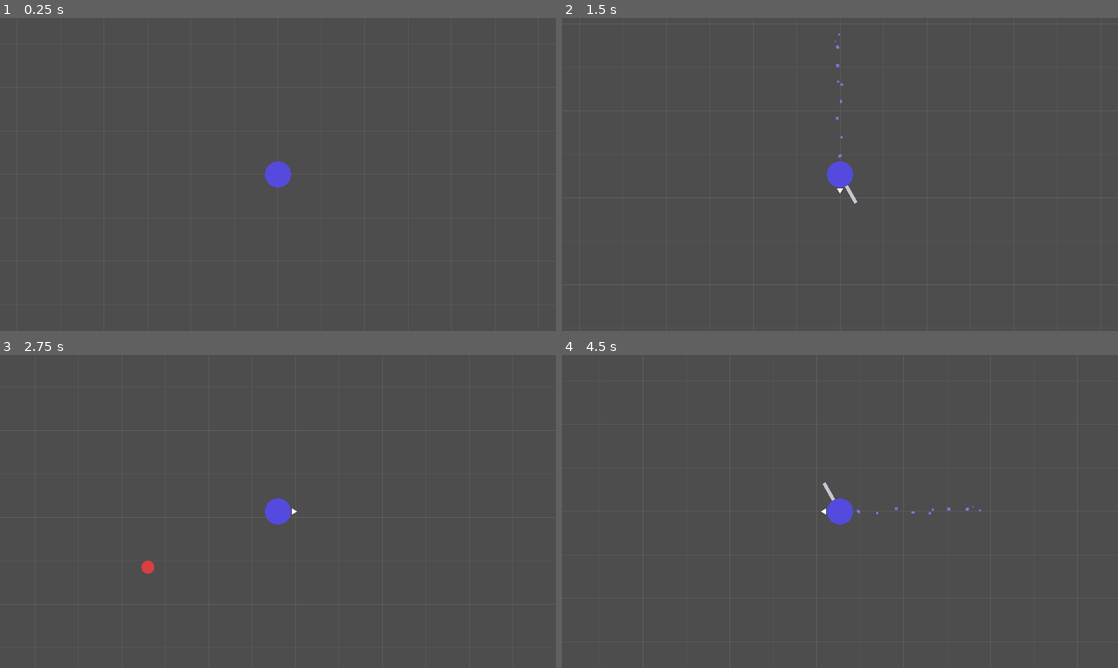
Above: before the commit, frames 1-4 (two rows, left to right).
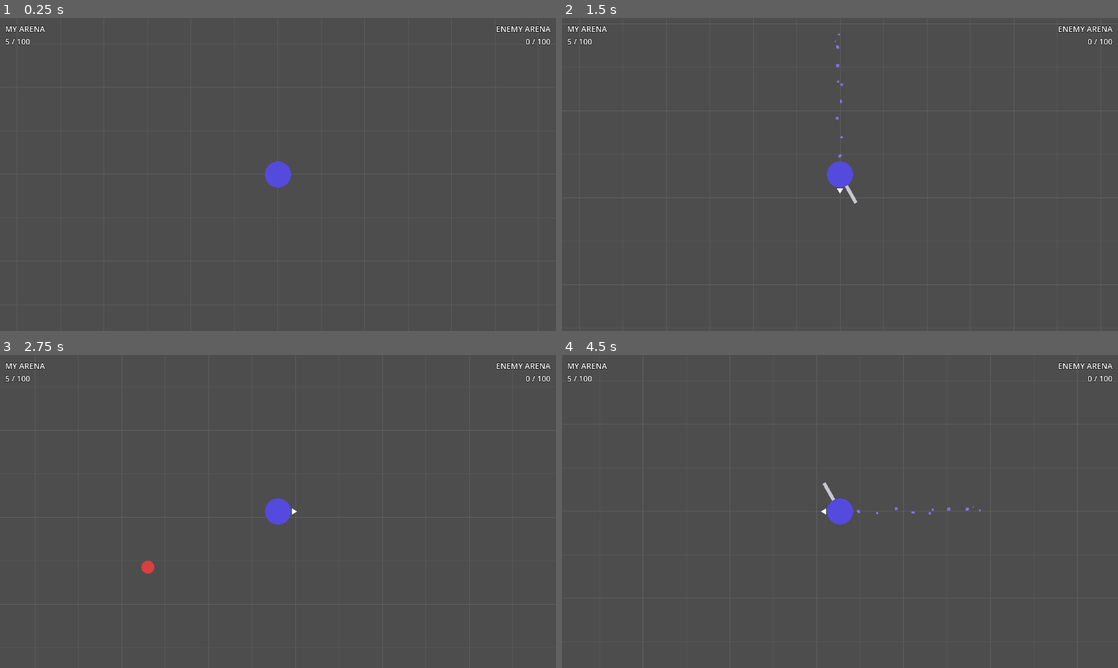
Above: after the commit, the same moments.

Repository: Wowo10/Mobber
Game: Godot game, scene res://scenes/game/game.tscn
The game is run twice, just before and just after one commit, with the same random seed, the same clock (stepped at 60 frames per second) and the same inputs. This scene is started directly instead of the project's main scene.
Inputs:
- Up to frame 1 (0.25 s): no input
- Up to frame 2 (1.5 s): tap Enter at 0.5 s; hold D (move_right) 0.53-1.28 s; tap Space (attack) at 0.6, 1.25 s; hold S (move_down) from 1.28 s (still down); tap Shift (dash) at 1.35 s
- Up to frame 3 (2.75 s): release S (move_down) at 2.03 s; hold D (move_right) from 2.03 s (still down); tap Space (attack) at 2.1 s
- Up to frame 4 (4.5 s): release D (move_right) at 2.78 s; hold W (move_up) 2.78-3.53 s; tap Shift (dash) at 2.85, 4.35 s; tap Enter at 3.5 s; hold A (move_left) from 3.53 s (still down); tap Space (attack) at 3.6, 4.25 s

The runs differ from the first frame. In frame 1, 0.3% of the frame differs, in the area x 0-99%, y 2-9%; in frame 2, 0.3%; in frame 3, 0.3%; in frame 4, 0.3%.

Commit message:
Handled disconnect and added scores.

Diff:
--- a/scenes/game/game.tscn
+++ b/scenes/game/game.tscn
@@ -15,3 +15,53 @@
 [node name="PlayerContainer" type="Node2D" parent="."]
 
 [node name="PlayerSpawner" type="MultiplayerSpawner" parent="."]
+
+[node name="DisconnectOverlay" type="CanvasLayer" parent="."]
+visible = false
+layer = 10
+
+[node name="BG" type="ColorRect" parent="DisconnectOverlay"]
+anchor_right = 1.0
+anchor_bottom = 1.0
+color = Color(0, 0, 0, 0.72)
+
+[node name="MsgLabel" type="Label" parent="DisconnectOverlay"]
+anchor_left = 0.5
+anchor_top = 0.5
+anchor_right = 0.5
+anchor_bottom = 0.5
+offset_left = -260.0
+offset_top = -40.0
+offset_right = 260.0
+offset_bottom = 40.0
+theme_override_font_sizes/font_size = 24
+horizontal_alignment = 1
+vertical_alignment = 1
+text = "Connection lost. Returning to lobby..."
+
+[node name="HUD" type="CanvasLayer" parent="."]
+
+[node name="MyLabel" type="Label" parent="HUD"]
+offset_left = 12.0
+offset_top = 12.0
+offset_right = 220.0
+offset_bottom = 70.0
+theme_override_colors/font_outline_color = Color(0, 0, 0, 1)
+theme_override_constants/outline_size = 3
+theme_override_font_sizes/font_size = 18
+text = "MY ARENA
+0 / 100"
+
+[node name="EnemyLabel" type="Label" parent="HUD"]
+anchor_left = 1.0
+anchor_right = 1.0
+offset_left = -220.0
+offset_top = 12.0
+offset_right = -12.0
+offset_bottom = 70.0
+theme_override_colors/font_outline_color = Color(0, 0, 0, 1)
+theme_override_constants/outline_size = 3
+theme_override_font_sizes/font_size = 18
+horizontal_alignment = 2
+text = "ENEMY ARENA
+0 / 100"
--- a/scripts/game/game.gd
+++ b/scripts/game/game.gd
@@ -12,34 +12,33 @@
 	if not _networked:
 		_peer_to_arena[1] = $Arena1
 		_spawn_player(1)
-		for _i in Constants.MOB_COUNT:
+		for i in Constants.MOB_COUNT:
 			$Arena1.spawn_mob()
+		_push_hud_update()
 		return
 
 	if multiplayer.is_server():
 		multiplayer.peer_disconnected.connect(_on_peer_disconnected)
 		_peer_to_arena[1] = $Arena1
-		for _i in Constants.MOB_COUNT:
+		for i in Constants.MOB_COUNT:
 			$Arena1.spawn_mob()
 	else:
-		# Signal server that our scene is loaded and we're ready for spawn data
+		multiplayer.server_disconnected.connect(_on_server_disconnected)
 		_rpc_client_ready.rpc_id(1)
 
-# Client → Server: "I'm ready, send me spawn data"
 @rpc("any_peer", "reliable")
 func _rpc_client_ready() -> void:
 	if not multiplayer.is_server():
 		return
 	var id := multiplayer.get_remote_sender_id()
 	_peer_to_arena[id] = $Arena2
-	for _i in Constants.MOB_COUNT:
+	for i in Constants.MOB_COUNT:
 		$Arena2.spawn_mob()
 	_spawn_player(1)
 	_spawn_player(id)
-	# Tell client to create both player nodes on its side
 	_rpc_spawn_players.rpc(id)
+	_push_hud_update()
 
-# Server → All clients: "create these two players"
 @rpc("authority", "reliable")
 func _rpc_spawn_players(client_id: int) -> void:
 	_peer_to_arena[1] = $Arena1
@@ -47,11 +46,22 @@
 	_spawn_player(1)
 	_spawn_player(client_id)
 
+func _on_server_disconnected() -> void:
+	_show_disconnect("Host disconnected. Returning to lobby...")
+
 func _on_peer_disconnected(id: int) -> void:
 	if _peer_to_player.has(id):
 		_peer_to_player[id].queue_free()
 	_peer_to_player.erase(id)
 	_peer_to_arena.erase(id)
+	_show_disconnect("Player disconnected. Returning to lobby...")
+
+func _show_disconnect(msg: String) -> void:
+	$DisconnectOverlay/MsgLabel.text = msg
+	$DisconnectOverlay.visible = true
+	await get_tree().create_timer(3.0).timeout
+	multiplayer.multiplayer_peer = null
+	get_tree().change_scene_to_file("res://scenes/ui/lobby.tscn")
 
 func _spawn_player(peer_id: int) -> void:
 	if _peer_to_player.has(peer_id):
@@ -70,8 +80,30 @@
 	var opponent: Node2D = $Arena2 if arena == $Arena1 else $Arena1
 	opponent.spawn_mob()
 	opponent.spawn_mob()
+	_push_hud_update()
 	_check_win()
 
+# --- HUD ---
+
+func _push_hud_update() -> void:
+	var a1: int = $Arena1.get_mob_count()
+	var a2: int = $Arena2.get_mob_count()
+	_update_hud_local(a1, a2)
+	if _networked and multiplayer.is_server():
+		_rpc_update_hud.rpc(a1, a2)
+
+func _update_hud_local(a1: int, a2: int) -> void:
+	var my_is_arena1 := (not _networked) or multiplayer.get_unique_id() == 1
+	var my    := a1 if my_is_arena1 else a2
+	var enemy := a2 if my_is_arena1 else a1
+	$HUD/MyLabel.text    = "MY ARENA\n%d / 100" % my
+	$HUD/EnemyLabel.text = "ENEMY ARENA\n%d / 100" % enemy
+
+@rpc("authority", "reliable")
+func _rpc_update_hud(a1: int, a2: int) -> void:
+	_update_hud_local(a1, a2)
+
+# --- Win condition ---
 func _check_win() -> void:
 	if $Arena1.get_mob_count() >= 100:
 		_rpc_game_over.rpc(1)
Not shown, added: Mobber.sh
